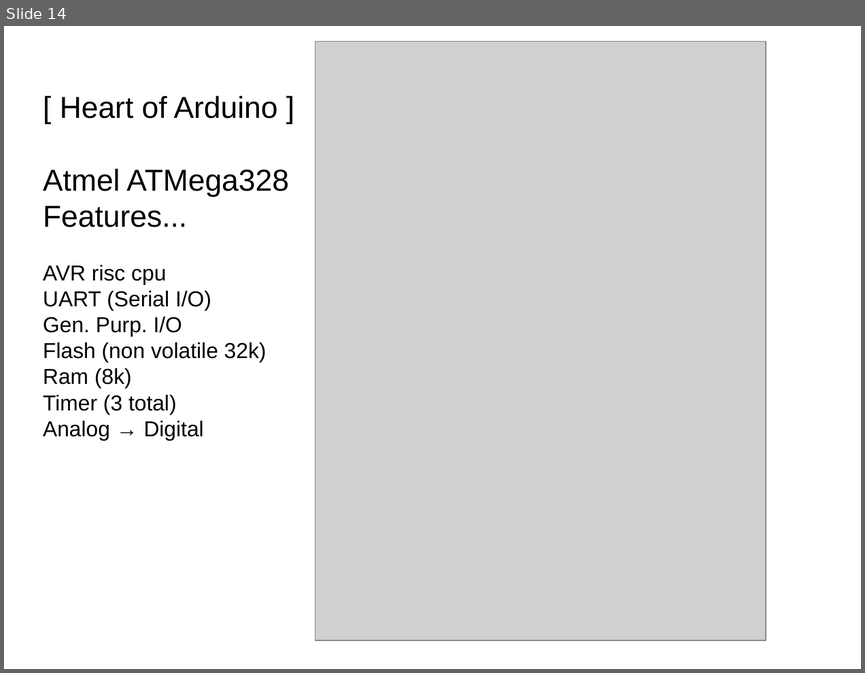
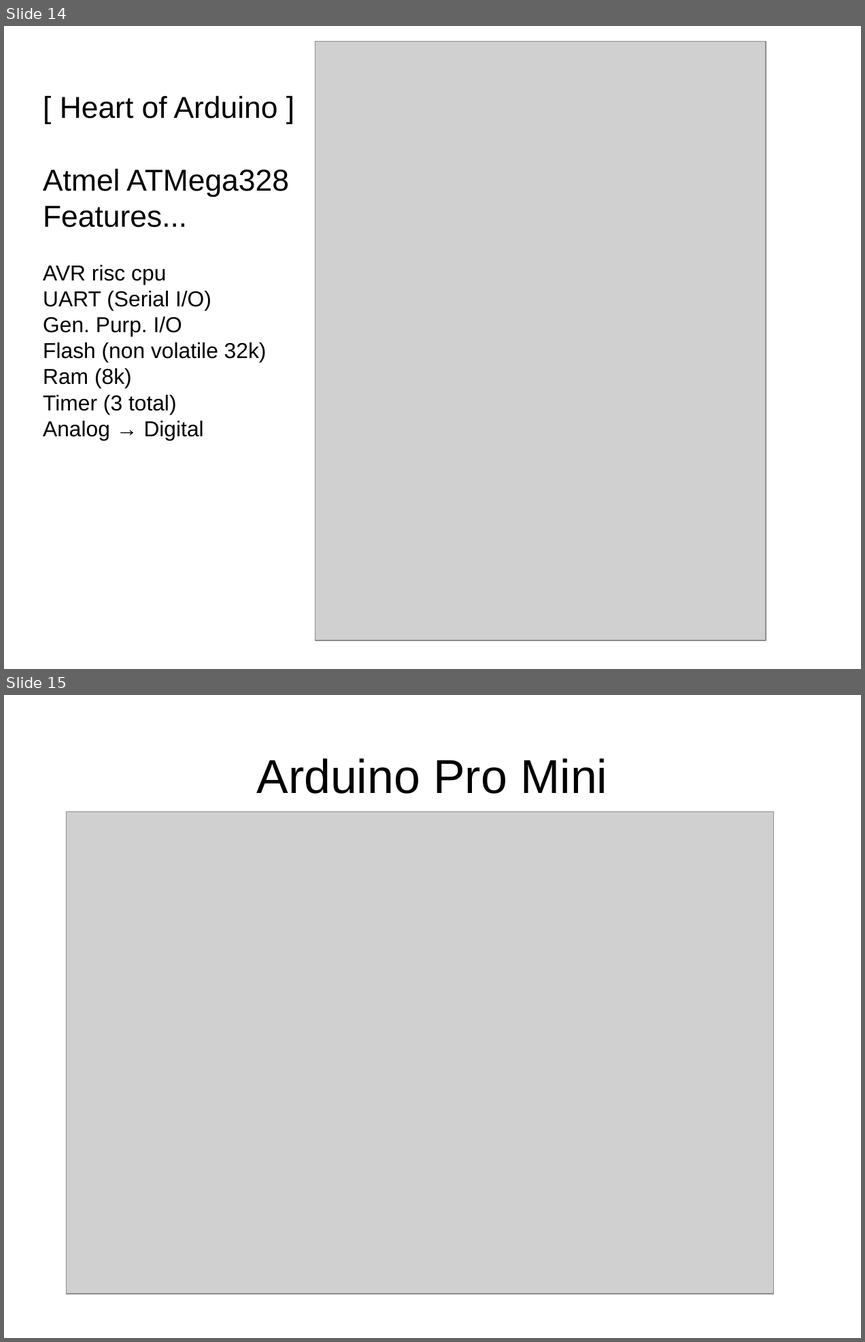
Before and after one commit to scottjames/LightArcade, a slide deck: docs/presentation-slides/LigthArcade.odp. Shown one above the other, each under a label of ours: slide 14 before the commit, slides 14 and 15 after it. The pictures are 865x673 and 865x1342 pixels, drawn with LibreOffice and Linux fonts; fonts in the diff are those of the drawing; grey boxes stand for pictures. Boxes give left, top, right and bottom in pixels: in the first picture for what was removed or moved away, otherwise in the second. Text is boxed around its words. In the diff, an @@ line names an element or a change of style, - is before the commit and + after.

```diff
--- a/docs/presentation-slides/LigthArcade.odp
+++ b/docs/presentation-slides/LigthArcade.odp
@@ slide 15 added at <box>4,695,861,1338</box>, background #FFFFFF @@
@@ title added at <box>257,758,607,794</box>, 44 pt, text #000000 @@
+Arduino Pro Mini
@@ picture added at <box>66,812,774,1293</box> @@
```
Also in this commit, not shown: 7 slides changed.
